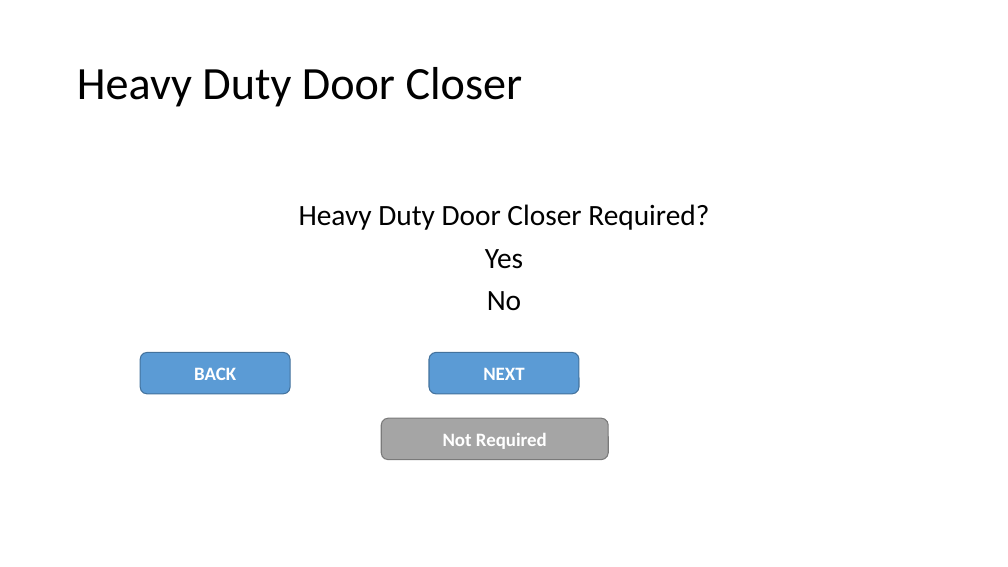
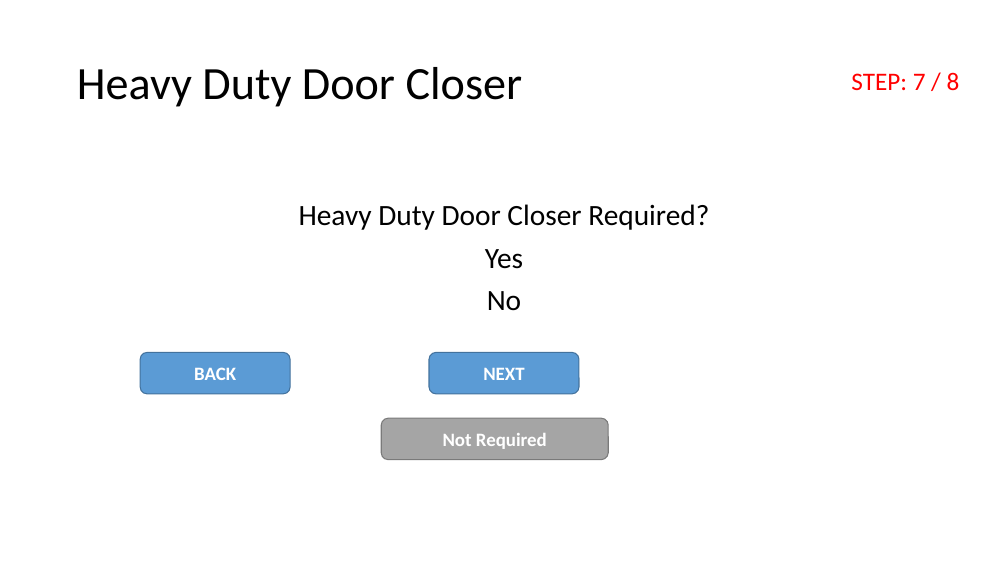
Before and after one commit to mohammed52/quotation-automator, a slide deck: slide 12 of app-quotation-automator.pptx (slide 11 before the commit). Drawn at 1008x567 pixels with LibreOffice and Linux fonts; fonts in the diff are those of the drawing. Boxes give left, top, right and bottom in pixels: in the first picture for what was removed or moved away, otherwise in the second. Text is boxed around its words. In the diff, an @@ line names an element or a change of style, - is before the commit and + after.

```diff
--- a/app-quotation-automator.pptx
+++ b/app-quotation-automator.pptx
@@ text added at <box>851,72,960,90</box>, 24 pt, text #FF0000 @@
+STEP: 7 / 8
```
Also in this commit, not shown: 8 other slides changed, 1 slide added, 1 slide removed, 8 other files.
